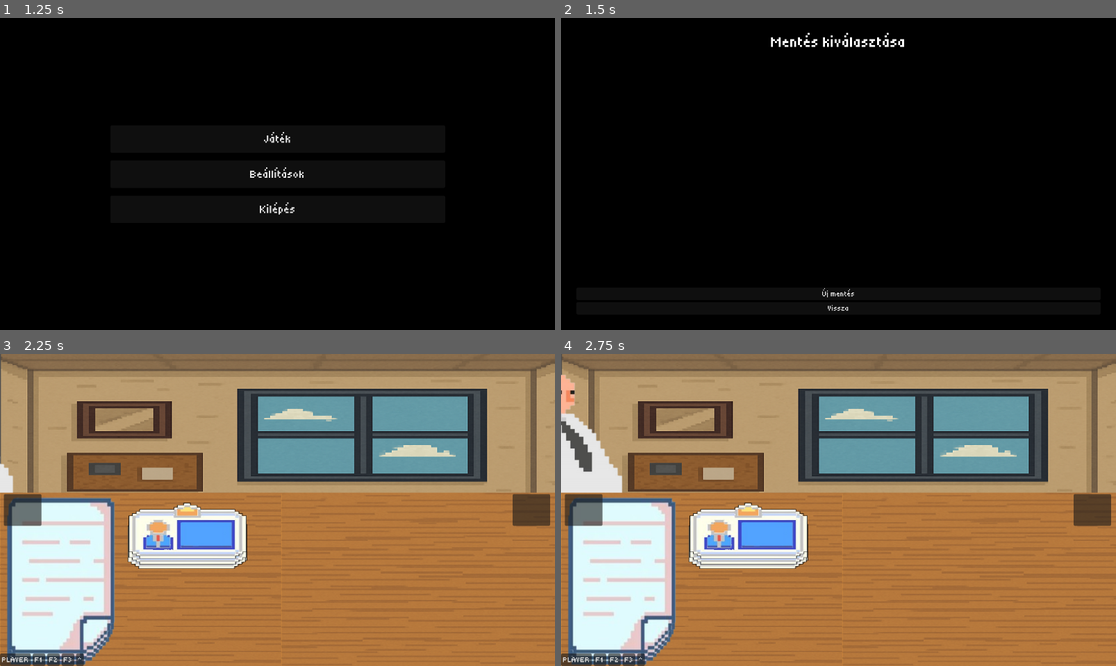
Above: before the commit, frames 1-4 (two rows, left to right).
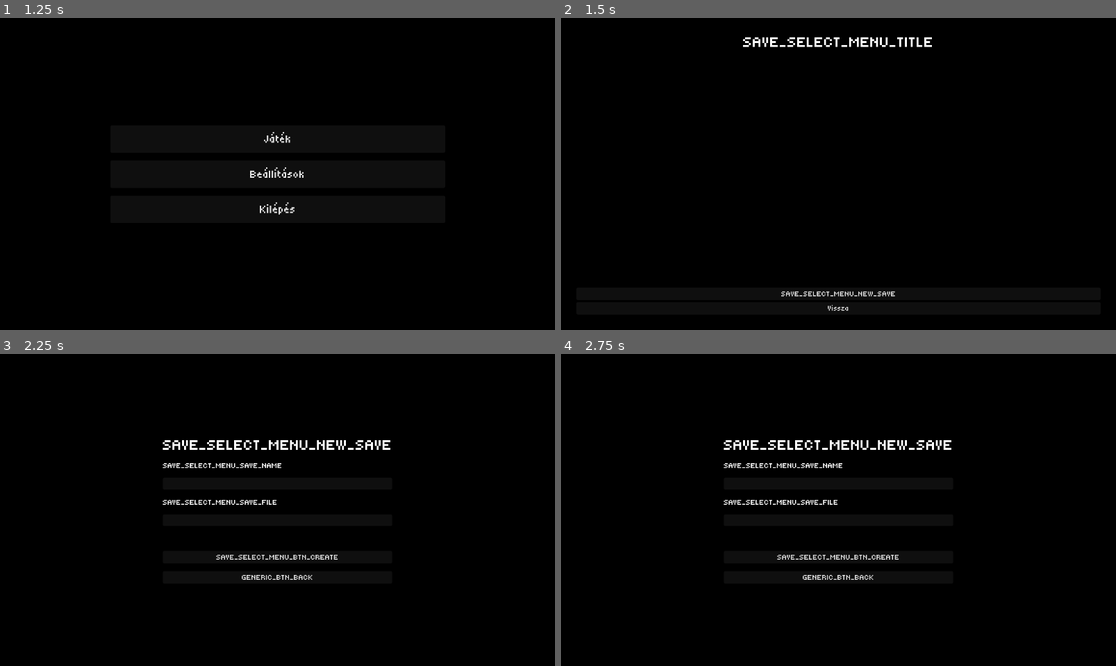
Above: after the commit, the same moments.

Repository: szsolt0/SzakGyak
Game: Godot game, scene res://scenes/menu/main_menu.tscn
Same seed, same stepped clock (60 frames per second), same inputs: the game is played once before the commit and once after it.
Inputs:
- Up to frame 1 (1.25 s): click "Elfogad" at 0.5 s
- Up to frame 2 (1.5 s): click "Játék" at 1.25 s
- Up to frame 3 (2.25 s): click "Új mentés" (after the commit: "SAVE_SELECT_MENU_NEW_SAVE") at 2 s
- Up to frame 4 (2.75 s): no input

Frame 1 is identical in both runs. In frame 2, 0.9% of the frame differs, in the area x 32-67%, y 4-90%; in frame 3, 100%, in the area x 0-100%, y 0-100%; in frame 4, 100%.

Commit message:
fix all save select menu issues except translation

Diff:
--- /dev/null
+++ b/scenes/menu/new_save_menu.gd
@@ -0,0 +1,78 @@
+# This script manages the "new save" popup
+
+extends Control
+class_name NewSaveMenu
+
+@onready var save_name: LineEdit = $VBoxContainer/SaveName
+@onready var save_file: LineEdit = $VBoxContainer/SaveFile
+@onready var error_msg: Label = $VBoxContainer/ErrorMsg
+
+@onready var save_file_regex := RegEx.new()
+
+func _load_translations() -> void:
+	$VBoxContainer/Title.text = tr(&"SAVE_SELECT_MENU_NEW_SAVE")
+	$VBoxContainer/SaveNameLabel.text = tr(&"SAVE_SELECT_MENU_SAVE_NAME")
+	$VBoxContainer/SaveFileLabel.text = tr(&"SAVE_SELECT_MENU_SAVE_FILE")
+	$VBoxContainer/Create.text = tr(&"SAVE_SELECT_MENU_BTN_CREATE")
+	$VBoxContainer/Back.text = tr(&"GENERIC_BTN_BACK")
+
+func _ready() -> void:
+	_load_translations()
+
+	# allows letters, numbers, underscore, and dash
+	save_file_regex.compile("^[\\p{L}\\p{N}_-]+$")
+
+func set_error(err: StringName) -> void:
+	if err.is_empty():
+		error_msg.hide()
+	else:
+		error_msg.text = tr(err)
+		error_msg.show()
+
+func _on_create_pressed() -> void:
+	var name := save_name.text.strip_edges()
+	var file := save_file.text.strip_edges()
+
+	print("creating save file '%s' with name '%s'" % [name, file])
+
+	if name.is_empty():
+		set_error(&"SAVE_SELECT_MENU_ERR_EMPTYNAME")
+		return
+
+	if file.is_empty():
+		set_error(&"SAVE_SELECT_MENU_ERR_EMPTYFILENAME")
+		return
+
+	if not is_valid_file_name(file):
+		set_error(&"SAVE_SELECT_MENU_ERR_BADFILENAME")
+		return
+
+	if SaveManager.save_exists(file):
+		set_error(&"SAVE_SELECT_MENU_ERR_EXISTS")
+		return
+
+	SaveManager.create_save_file(file, name)
+
+	var parent := get_parent() as SaveSelectMenu
+
+	parent.reload_requested.emit()
+	parent.remove_child(self)
+
+func clean_text(text: String) -> String:
+	return text.strip_edges().to_lower().replace(" ", "_")
+
+func is_valid_file_name(text: String) -> bool:
+	return save_file_regex.search(text) != null
+
+func _on_save_name_text_changed(new_text: String) -> void:
+	save_file.text = clean_text(new_text)
+	save_file.text_changed.emit(clean_text(new_text))
+
+
+func _on_save_file_text_changed(new_text: String) -> void:
+	#print(new_text, &": ", is_valid_file_name(new_text))
+	pass
+
+
+func _on_back_pressed() -> void:
+	get_parent().remove_child(self)
--- /dev/null
+++ b/scenes/menu/new_save_menu.tscn
@@ -0,0 +1,68 @@
+[gd_scene load_steps=2 format=3 uid="uid://x3ro5qk68spf"]
+
+[ext_resource type="Script" uid="uid://b3fekqvucqsyl" path="res://scenes/menu/new_save_menu.gd" id="1_oxvhk"]
+
+[node name="NewSaveMenu" type="Control"]
+layout_mode = 3
+anchors_preset = 15
+anchor_right = 1.0
+anchor_bottom = 1.0
+grow_horizontal = 2
+grow_vertical = 2
+script = ExtResource("1_oxvhk")
+
+[node name="ColorRect" type="ColorRect" parent="."]
+layout_mode = 1
+anchors_preset = 15
+anchor_right = 1.0
+anchor_bottom = 1.0
+grow_horizontal = 2
+grow_vertical = 2
+color = Color(0, 0, 0, 1)
+
+[node name="VBoxContainer" type="VBoxContainer" parent="."]
+layout_mode = 1
+anchors_preset = 8
+anchor_left = 0.5
+anchor_top = 0.5
+anchor_right = 0.5
+anchor_bottom = 0.5
+offset_left = -225.0
+offset_top = -139.5
+offset_right = 225.0
+offset_bottom = 139.5
+grow_horizontal = 2
+grow_vertical = 2
+theme_override_constants/separation = 16
+
+[node name="Title" type="Label" parent="VBoxContainer"]
+layout_mode = 2
+theme_override_font_sizes/font_size = 32
+horizontal_alignment = 1
+
+[node name="SaveNameLabel" type="Label" parent="VBoxContainer"]
+layout_mode = 2
+
+[node name="SaveName" type="LineEdit" parent="VBoxContainer"]
+layout_mode = 2
+
+[node name="SaveFileLabel" type="Label" parent="VBoxContainer"]
+layout_mode = 2
+
+[node name="SaveFile" type="LineEdit" parent="VBoxContainer"]
+layout_mode = 2
+
+[node name="ErrorMsg" type="Label" parent="VBoxContainer"]
+layout_mode = 2
+theme_override_colors/font_color = Color(1, 0, 0, 1)
+
+[node name="Create" type="Button" parent="VBoxContainer"]
+layout_mode = 2
+
+[node name="Back" type="Button" parent="VBoxContainer"]
+layout_mode = 2
+
+[connection signal="text_changed" from="VBoxContainer/SaveName" to="." method="_on_save_name_text_changed"]
+[connection signal="text_changed" from="VBoxContainer/SaveFile" to="." method="_on_save_file_text_changed"]
+[connection signal="pressed" from="VBoxContainer/Create" to="." method="_on_create_pressed"]
+[connection signal="pressed" from="VBoxContainer/Back" to="." method="_on_back_pressed"]
--- /dev/null
+++ b/scenes/menu/save_delete_confirm.gd
@@ -0,0 +1,32 @@
+# This script controls the save delete confirm popup
+
+extends Control
+class_name SaveDeleteConfirm
+
+@onready var _info: SaveManager.SaveInfo
+@onready var BASE_TEXT := tr(&"SAVE_SELECT_MENU_DELETE_TEXT")
+
+func _load_translations() -> void:
+	$VBoxContainer/Title.text = tr(&"SAVE_SELECT_MENU_DELETE_TITLE")
+	$VBoxContainer/HBoxContainer/Confirm.text = tr(&"SAVE_SELECT_MENU_DELETE_BTN_CONFIRM")
+	$VBoxContainer/HBoxContainer/Cancel.text = tr(&"SAVE_SELECT_MENU_DELETE_BTN_CANCEL")
+
+func _ready() -> void:
+	_load_translations()
+	$VBoxContainer/ConfirmText.text = BASE_TEXT + &": '" + _info.name + &"' (" + _info.file + &")?"
+
+func setup(info: SaveManager.SaveInfo) -> void:
+	_info = info
+
+
+func _on_confirm_pressed() -> void:
+	SaveManager.remove_save_file(_info.file)
+
+	var parent := get_parent() as SaveSelectMenu
+
+	parent.reload_requested.emit()
+	parent.remove_child(self)
+
+
+func _on_cancel_pressed() -> void:
+	get_parent().remove_child(self)
--- /dev/null
+++ b/scenes/menu/save_delete_confirm.tscn
@@ -0,0 +1,65 @@
+[gd_scene load_steps=2 format=3 uid="uid://5mog6i4tvek8"]
+
+[ext_resource type="Script" uid="uid://b1umlraep584y" path="res://scenes/menu/save_delete_confirm.gd" id="1_wko2v"]
+
+[node name="SaveDeleteConfirm" type="Control"]
+layout_mode = 3
+anchors_preset = 15
+anchor_right = 1.0
+anchor_bottom = 1.0
+grow_horizontal = 2
+grow_vertical = 2
+size_flags_horizontal = 4
+script = ExtResource("1_wko2v")
+
+[node name="ColorRect" type="ColorRect" parent="."]
+layout_mode = 1
+anchors_preset = 15
+anchor_right = 1.0
+anchor_bottom = 1.0
+grow_horizontal = 2
+grow_vertical = 2
+color = Color(0, 0, 0, 1)
+
+[node name="VBoxContainer" type="VBoxContainer" parent="."]
+layout_mode = 1
+anchors_preset = 8
+anchor_left = 0.5
+anchor_top = 0.5
+anchor_right = 0.5
+anchor_bottom = 0.5
+offset_left = -296.0
+offset_top = -160.0
+offset_right = 296.0
+offset_bottom = 160.0
+grow_horizontal = 2
+grow_vertical = 2
+theme_override_constants/separation = 16
+
+[node name="Title" type="Label" parent="VBoxContainer"]
+layout_mode = 2
+theme_override_font_sizes/font_size = 32
+horizontal_alignment = 1
+
+[node name="ConfirmText" type="Label" parent="VBoxContainer"]
+layout_mode = 2
+
+[node name="HBoxContainer" type="HBoxContainer" parent="VBoxContainer"]
+layout_mode = 2
+
+[node name="Confirm" type="Button" parent="VBoxContainer/HBoxContainer"]
+layout_mode = 2
+size_flags_horizontal = 3
+theme_override_colors/font_disabled_color = Color(1, 0, 0, 1)
+theme_override_colors/font_hover_pressed_color = Color(1, 0, 0, 1)
+theme_override_colors/font_hover_color = Color(1, 0, 0, 1)
+theme_override_colors/font_color = Color(1, 0, 0, 1)
+theme_override_colors/font_focus_color = Color(1, 0, 0, 1)
+theme_override_colors/font_pressed_color = Color(1, 0, 0, 1)
+
+[node name="Cancel" type="Button" parent="VBoxContainer/HBoxContainer"]
+layout_mode = 2
+size_flags_horizontal = 3
+
+[connection signal="pressed" from="VBoxContainer/HBoxContainer/Confirm" to="." method="_on_confirm_pressed"]
+[connection signal="pressed" from="VBoxContainer/HBoxContainer/Cancel" to="." method="_on_cancel_pressed"]
--- a/scenes/menu/save_select_menu.gd
+++ b/scenes/menu/save_select_menu.gd
@@ -1,6 +1,7 @@
 # This script manages the Save Select UI.
 
 extends Control
+class_name SaveSelectMenu
 
 @onready var TITLE := $MarginContainer/VBoxContainer/Title
 @onready var NEW_SAVE_BTN := $MarginContainer/VBoxContainer/NewSave
@@ -8,21 +9,17 @@
 
 @onready var SAVE_LIST := $MarginContainer/VBoxContainer/ScrollContainer/SaveList
 
+signal reload_requested()
+
 func _load_translations() -> void:
-	TITLE.text = tr(&"LVL_SELECT_MENU_TITLE")
-	NEW_SAVE_BTN.text = tr(&"LVL_SELECT_MENU_NEW_SAVE")
+	TITLE.text = tr(&"SAVE_SELECT_MENU_TITLE")
+	NEW_SAVE_BTN.text = tr(&"SAVE_SELECT_MENU_NEW_SAVE")
 	BACK_BTN.text = tr(&"BTN_BACK")
 
 func _ready() -> void:
 	_load_translations()
-
-	# Új mentés gomb callback utólag törölhető, csak míg nincs kész teljesen a
-	# mentés funkció, új mentésre kattintva elindul a játék
-	NEW_SAVE_BTN.pressed.connect(func():
-		get_tree().change_scene_to_file("res://scenes/game/game.tscn")
-	)
-
 	_reload()
+	reload_requested.connect(_reload)
 
 func _reload() -> void:
 	for child in SAVE_LIST.get_children():
@@ -44,13 +41,14 @@
 	get_tree().change_scene_to_file("res://scenes/game/Game.tscn")
 
 func _on_save_delete_requested(info: SaveManager.SaveInfo) -> void:
-	print("delete save: ", info.name)
-	SaveManager.remove_save_file(info.file)
-	_reload()
+	var del_menu := preload("res://scenes/menu/save_delete_confirm.tscn").instantiate() as SaveDeleteConfirm
+	del_menu.setup(info)
+	add_child(del_menu)
 
 func _on_back_pressed() -> void:
 	get_tree().change_scene_to_file("res://scenes/menu/main_menu.tscn")
 
 
 func _on_new_save_pressed() -> void:
-	pass # Replace with function body.
+	var new_save_menu := preload("res://scenes/menu/new_save_menu.tscn").instantiate() as NewSaveMenu
+	add_child(new_save_menu)
--- a/scripts/save_manager.gd
+++ b/scripts/save_manager.gd
@@ -33,9 +33,9 @@
 		_load(file_name.left(-5))
 
 		save_info.file  = file_name.left(-5) # remove the ".save" from the end
-		save_info.name  = _save_data["__meta"]["name"]
-		save_info.ctime = _save_data["__meta"]["ctime"]
-		save_info.mtime = _save_data["__meta"]["mtime"]
+		save_info.name  = _save_data[&"__meta"][&"name"]
+		save_info.ctime = _save_data[&"__meta"][&"ctime"]
+		save_info.mtime = _save_data[&"__meta"][&"mtime"]
 
 		saves.append(save_info)
 		_save_data = {}
@@ -43,6 +43,9 @@
 		file_name = save_dir.get_next()
 
 	return saves
+
+func save_exists(file: String) -> bool:
+	return FileAccess.file_exists(SAVE_DIR + "/" + file + ".save")
 
 func save_state(
 	ns: StringName, state: Dictionary[StringName, Variant]
@@ -72,8 +75,12 @@
 		"mtime": today,
 	}
 
+	var err := _commit()
+
 	_save_file_name = ""
-	return _commit()
+	_save_data = {}
+
+	return err
 
 func remove_save_file(file: String) -> void:
 	DirAccess.remove_absolute(SAVE_DIR + "/" + file + ".save")
Not shown, added: scenes/menu/new_save_menu.gd.uid
Not shown, added: scenes/menu/save_delete_confirm.gd.uid
